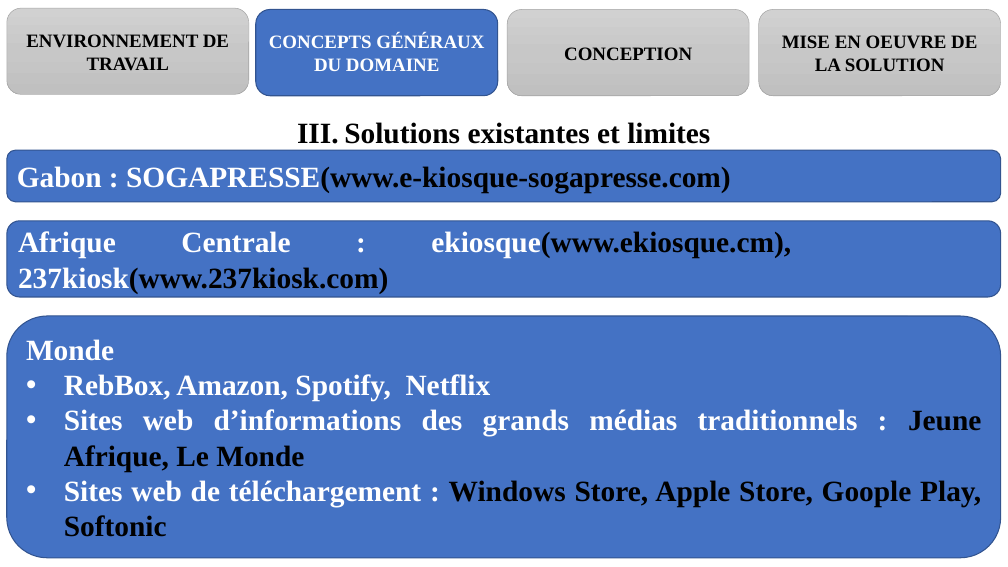
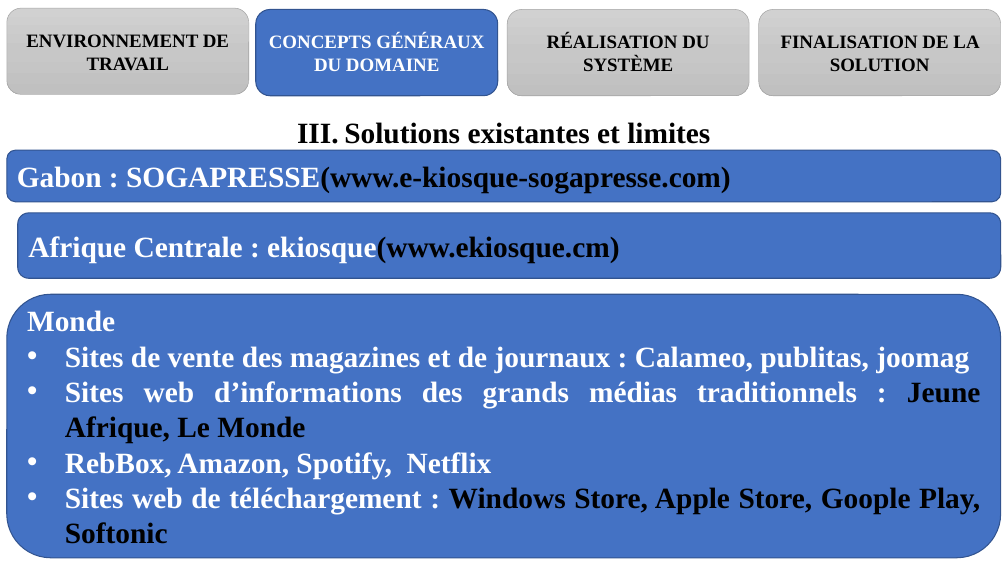
Before and after one commit to melaken/distdocs, a slide deck: slide 12 of Documents/theme/diapo.pptx. Drawn at 1008x567 pixels with LibreOffice and Linux fonts; fonts in the diff are those of the drawing. Boxes give left, top, right and bottom in pixels: in the first picture for what was removed or moved away, otherwise in the second. Text is boxed around its words. In the diff, an @@ line names an element or a change of style, - is before the commit and + after.

```diff
--- a/Documents/theme/diapo.pptx
+++ b/Documents/theme/diapo.pptx
@@ text in rounded rectangle at <box>547,34,709,71</box>: text changed @@
-CONCEPTION
+RÉALISATION DU SYSTÈME
@@ text in rounded rectangle at <box>781,35,979,71</box>: text changed @@
-MISE EN OEUVRE DE LA SOLUTION
+FINALISATION DE LA SOLUTION
@@ rounded rectangle "Afrique Centrale : ekiosque(www.ekiosque.cm)": place and size @@
-rounded rectangle "Afrique Centrale : ekiosque(www.ekiosque.cm)" at <box>7,221,1001,297</box>
+rounded rectangle "Afrique Centrale : ekiosque(www.ekiosque.cm)" at <box>17,213,1000,278</box>
@@ text in rounded rectangle at <box>28,236,619,263</box>: text changed; text colour #000000 to #FFFFFF @@
-Afrique Centrale : ekiosque(www.ekiosque.cm), 237kiosk(www.237kiosk.com)
+Afrique Centrale : ekiosque(www.ekiosque.cm)
@@ rounded rectangle "Monde": place and size @@
-rounded rectangle "Monde" at <box>7,316,1001,558</box>
+rounded rectangle "Monde" at <box>7,294,1001,558</box>
@@ text in rounded rectangle at <box>65,346,980,444</box>: paragraphs added @@
+• Sites de vente des magazines et de journaux : Calameo, publitas, joomag
+• Sites web d’informations des grands médias traditionnels : Jeune Afrique, Le Monde
@@ text in rounded rectangle at <box>64,409,981,472</box>: paragraph removed @@
-• Sites web d’informations des grands médias traditionnels : Jeune Afrique, Le Monde
```
Also in this commit, not shown: 24 other slides changed, 8 other files.
